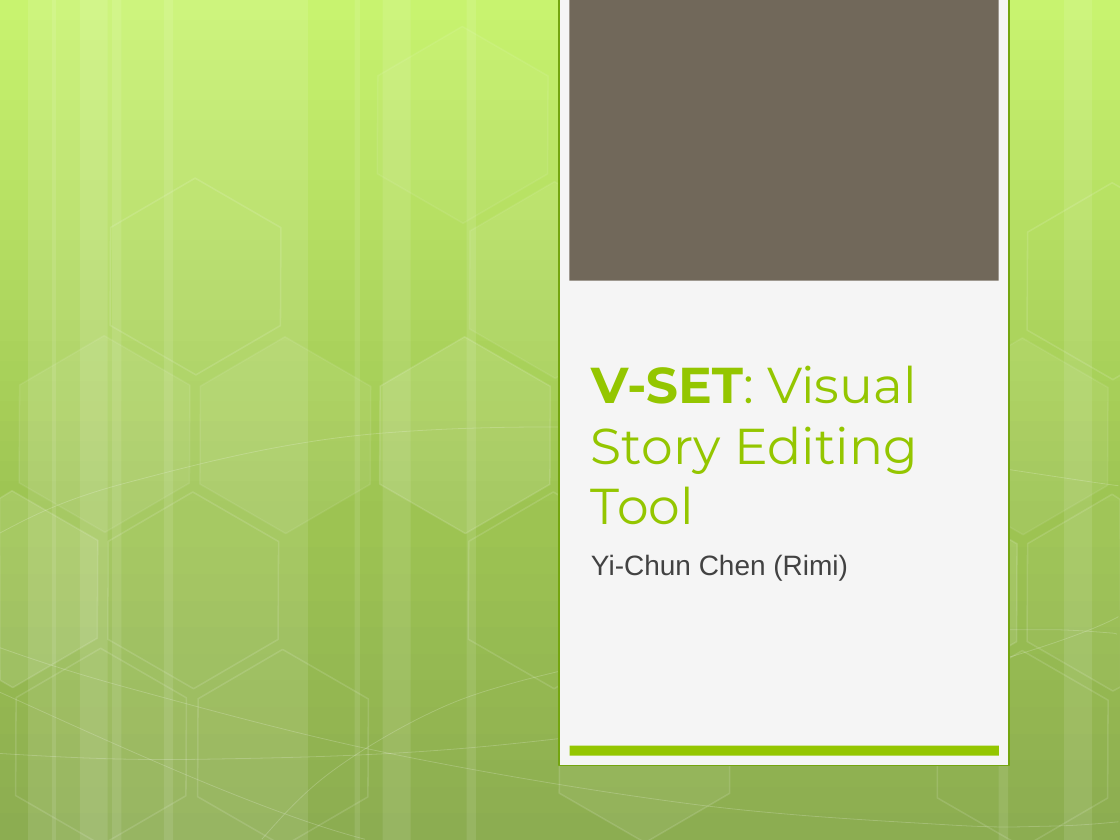
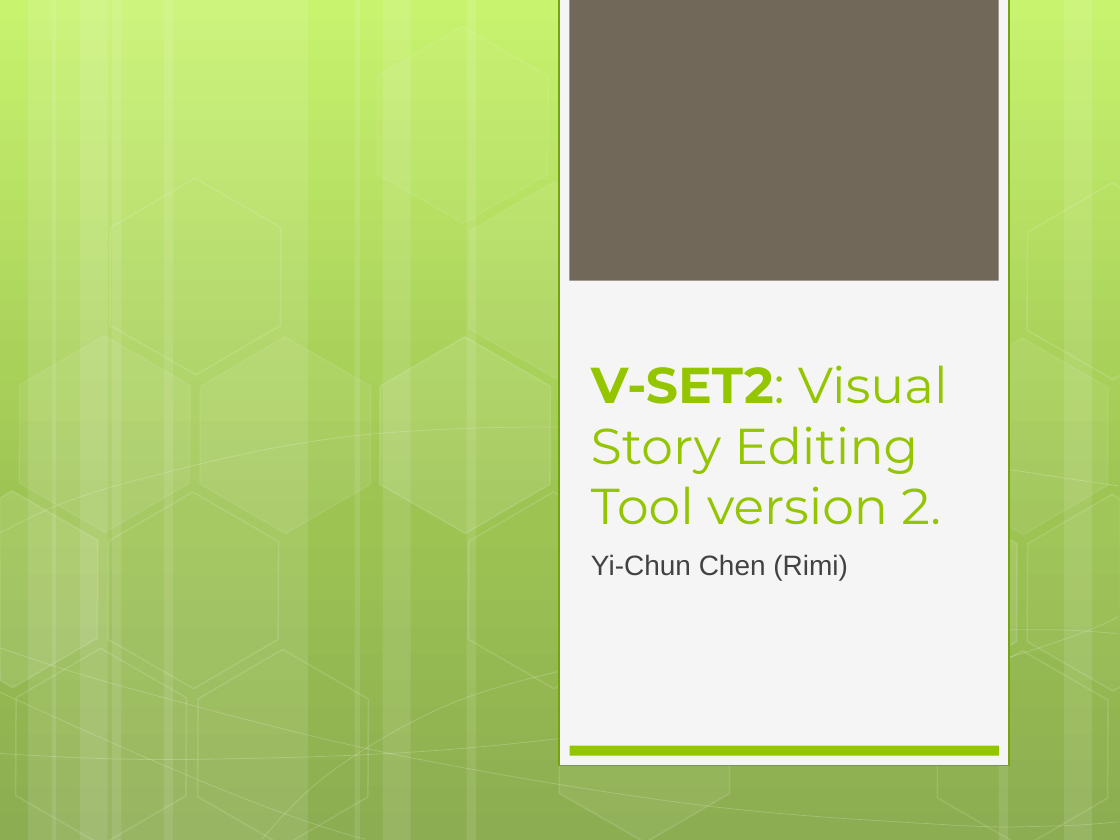
Before and after one commit to RimiChen/2016_V_SET, a slide deck: slide 1 of V-SET_v2_Final_Project.pptx. Drawn at 1120x840 pixels with LibreOffice and Linux fonts; fonts in the diff are those of the drawing. Boxes give left, top, right and bottom in pixels: in the first picture for what was removed or moved away, otherwise in the second. Text is boxed around its words. In the diff, an @@ line names an element or a change of style, - is before the commit and + after.

```diff
--- a/V-SET_v2_Final_Project.pptx
+++ b/V-SET_v2_Final_Project.pptx
@@ title at (x1=591, y1=365, x2=948, y2=525): text changed @@
-V-SET: Visual Story Editing Tool
+V-SET2: Visual Story Editing Tool version 2.
```
Also in this commit, not shown: 4 other slides changed, 7 slides added, 3 slides removed, 45 other files.
